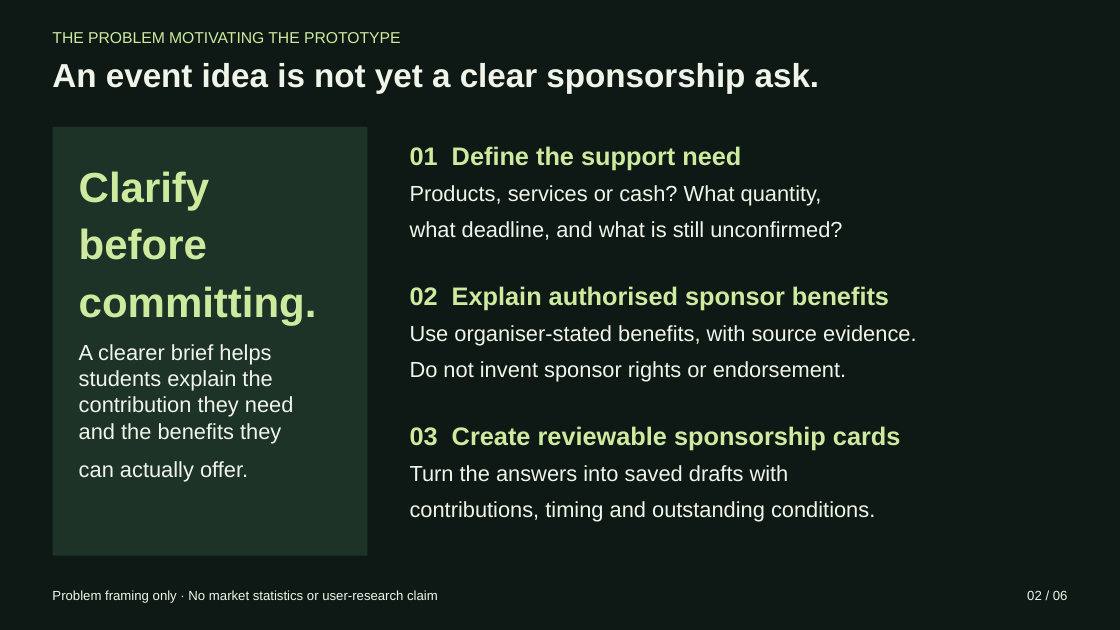
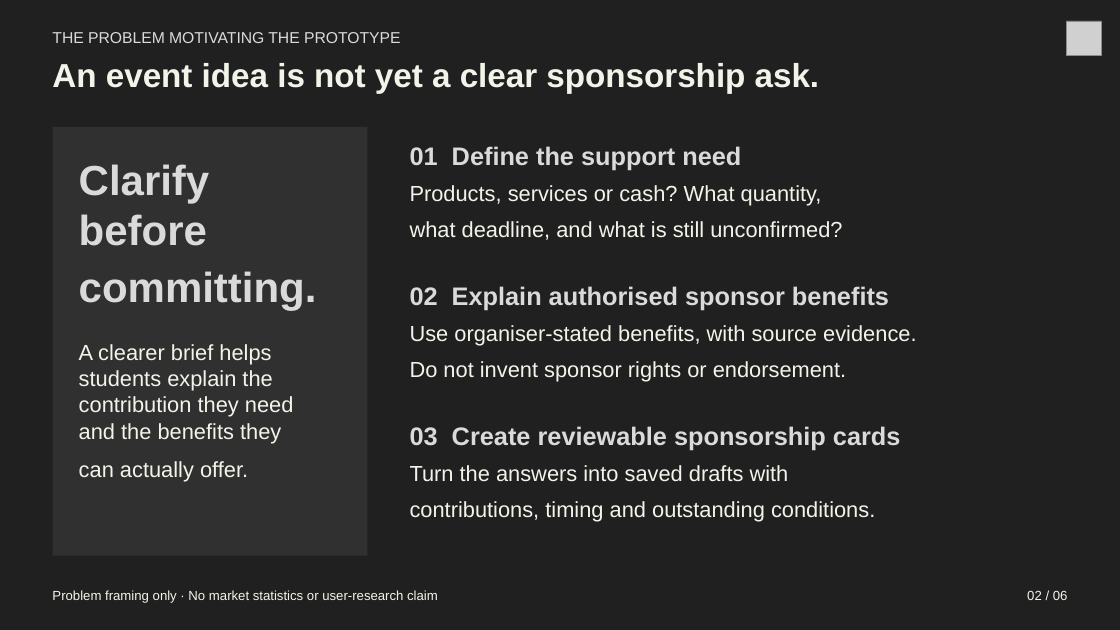
Before and after one commit to ryuhanbin/sponsorbridge-hackathon, a slide deck: slide 2 of slides/SponsorBridge-pitch.pptx. Drawn at 1120x630 pixels with LibreOffice and Linux fonts; fonts in the diff are those of the drawing; grey boxes stand for pictures. Boxes give left, top, right and bottom in pixels: in the first picture for what was removed or moved away, otherwise in the second. Text is boxed around its words. In the diff, an @@ line names an element or a change of style, - is before the commit and + after.

```diff
--- a/slides/SponsorBridge-pitch.pptx
+++ b/slides/SponsorBridge-pitch.pptx
@@ rectangle at bbox=[0, 0, 1120, 630]: fill #0E1915 to #202020 @@
@@ picture added at bbox=[1066, 21, 1102, 56] @@
@@ rectangle at bbox=[52, 127, 367, 555]: fill #1D3328 to #303030 @@
@@ text at bbox=[79, 164, 317, 311]: text changed; text colour #CDEA9F to #DADADA @@
-Clarify
-before
-committing.
+Clarify before committing.
@@ text colour #CDEA9F to #DADADA in 4 elements at bbox=[52, 32, 400, 43], bbox=[410, 146, 741, 170], bbox=[410, 286, 889, 310], bbox=[410, 426, 901, 450] @@
```
Also in this commit, not shown: 5 other slides changed, 15 other files.
